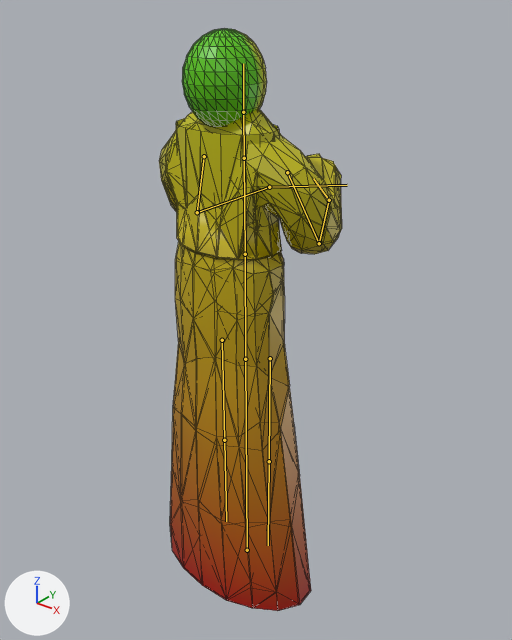
A saved change to the glTF model game/models/ruins/echo_figure.glb.
One viewpoint serves both versions: a 50 mm camera at (1.49, -1.8, 2.24) aimed at (-0.03, 0.1, 1.06). The lights are fixed; the arrows at lower left show +X, +Y and +Z. The first picture is the older version. The bones that change, and the others that lie on the model, are drawn over the model as lines. Mesh edges are drawn as thin lines.

Objects in the first picture: 'HoodShell', 'Robe'.
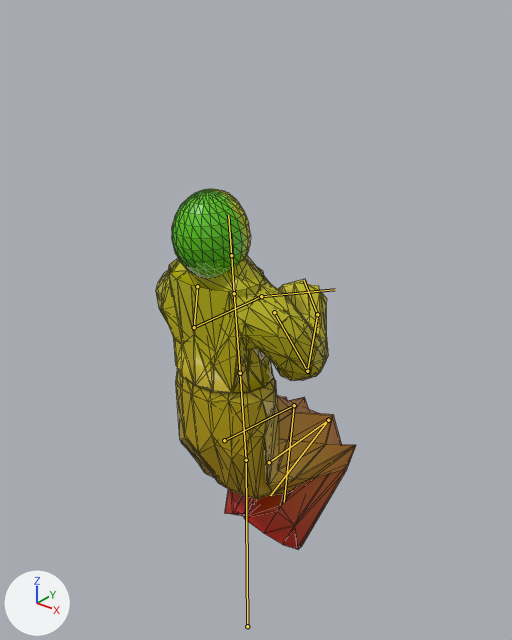
The newer file adds an action. The first version stands in its rest pose; the second is drawn at frame 49 of the action 'sit'.

Pixel boxes (x1, y1, x2, y2) of what changed, in the pictures (512 x 640 px):
'Robe', posed (9% wider, 42% shorter): before (159, 109, 342, 611); after (156, 256, 356, 549)
'HoodShell', posed (7% narrower, 10% shorter): before (182, 28, 267, 127); after (172, 189, 251, 278)
bone 'Root', root to tip: before (247, 550) to (245, 359); after (247, 626) to (246, 460)
bone 'Spine', root to tip: before (245, 359) to (245, 254); after (246, 460) to (240, 373)
bone 'Thigh.L', root to tip: before (222, 340) to (224, 440); after (224, 440) to (294, 405)
bone 'Shin.L', root to tip: before (224, 440) to (226, 521); after (294, 405) to (284, 502)
bone 'Thigh.R', root to tip: before (270, 358) to (269, 461); after (269, 462) to (328, 420)
bone 'Shin.R', root to tip: before (269, 461) to (268, 545); after (328, 420) to (270, 495)

What the commit changed:
Bone 'Root' (bone_root) moves from (0.0, 0.0, 0.0) to (0.0, -0.465, 0.0).
Bone 'Spine' (bone_spine) turns from (0, 0, 0) to (5, 0, 0) degrees about its own x, y and z.
Bone 'Thigh.L' (bone_thigh_l) turns from (0, 0, 0) to (83, 0, -22) degrees about its own x, y and z.
Bone 'Shin.L' (bone_shin_l) turns from (0, 0, 0) to (-117, 0, 0) degrees about its own x, y and z.
Bone 'Thigh.R' (bone_thigh_r) turns from (0, 0, 0) to (83, 0, 22) degrees about its own x, y and z.
Bone 'Shin.R' (bone_shin_r) turns from (0, 0, 0) to (-117, 0, 0) degrees about its own x, y and z.
